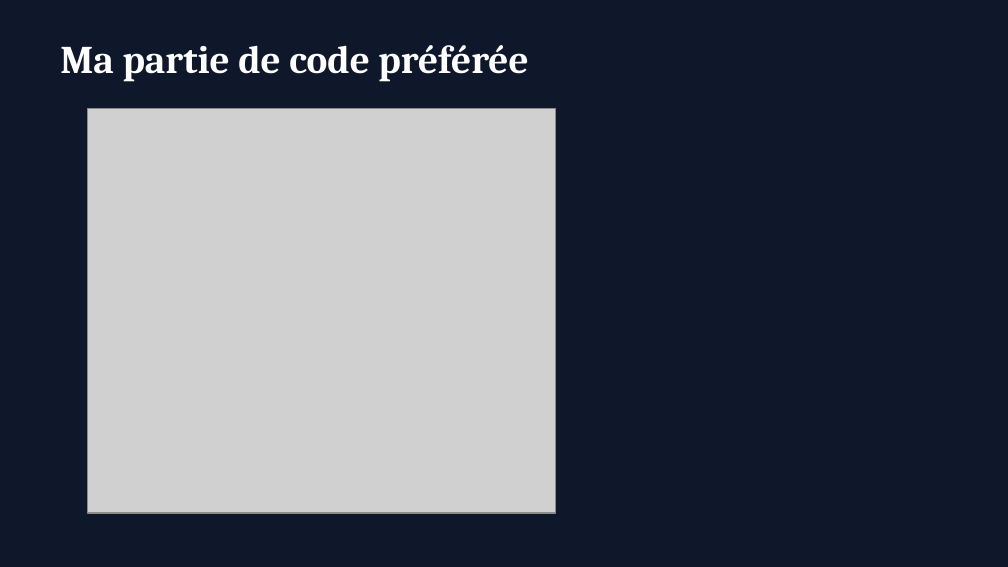
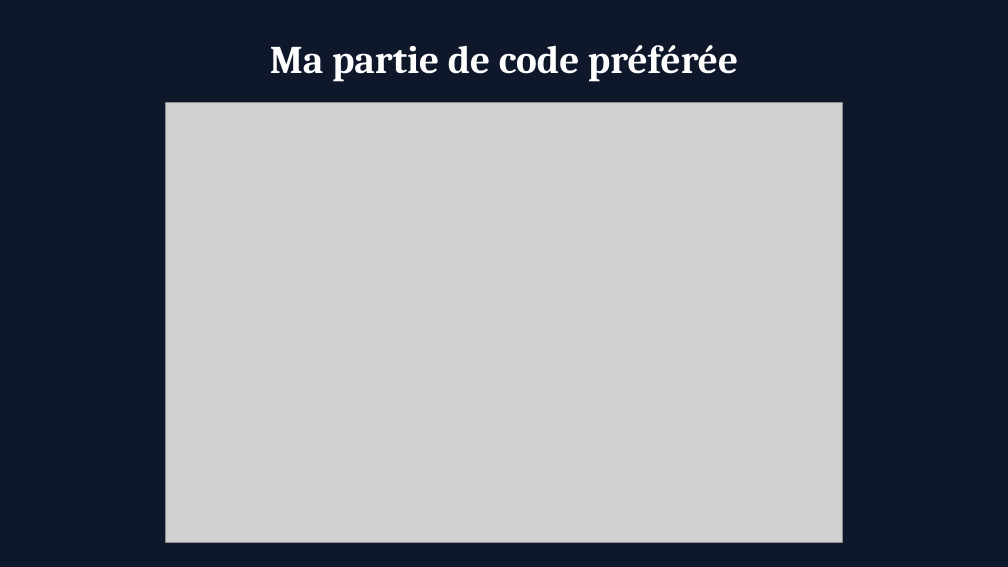
Before and after one commit to Esqaaa/Projet_2048_C, a slide deck: slide 6 of 2048_presentation.pptx. Drawn at 1008x567 pixels with LibreOffice and Linux fonts; fonts in the diff are those of the drawing; grey boxes stand for pictures. Boxes give left, top, right and bottom in pixels: in the first picture for what was removed or moved away, otherwise in the second. Text is boxed around its words. In the diff, an @@ line names an element or a change of style, - is before the commit and + after.

```diff
--- a/2048_presentation.pptx
+++ b/2048_presentation.pptx
@@ text "Ma partie de code préférée": place and size @@
-text "Ma partie de code préférée" at box(60, 45, 528, 82)
+text "Ma partie de code préférée" at box(270, 45, 738, 82)
@@ text "Ma partie de code préférée" at box(270, 45, 738, 82): alignment left to centre @@
@@ picture removed at box(88, 109, 555, 513) @@
@@ picture added at box(165, 103, 842, 542) @@
```
Also in this commit, not shown: 6 other slides changed, 4 other files.
